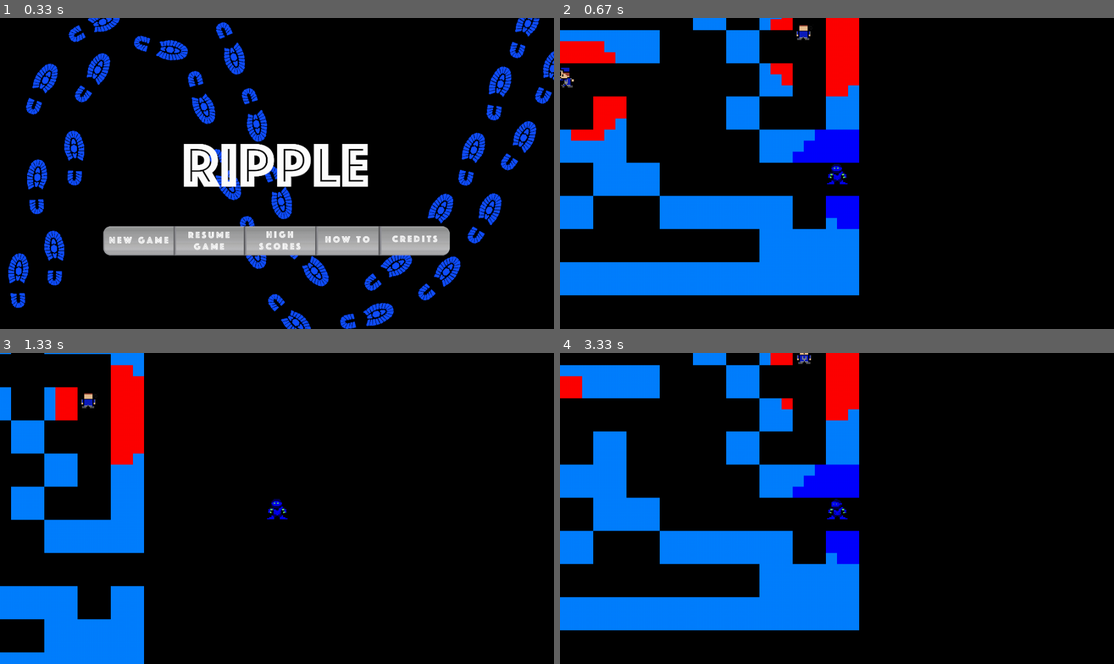
Above: before the commit, frames 1-4 (two rows, left to right).
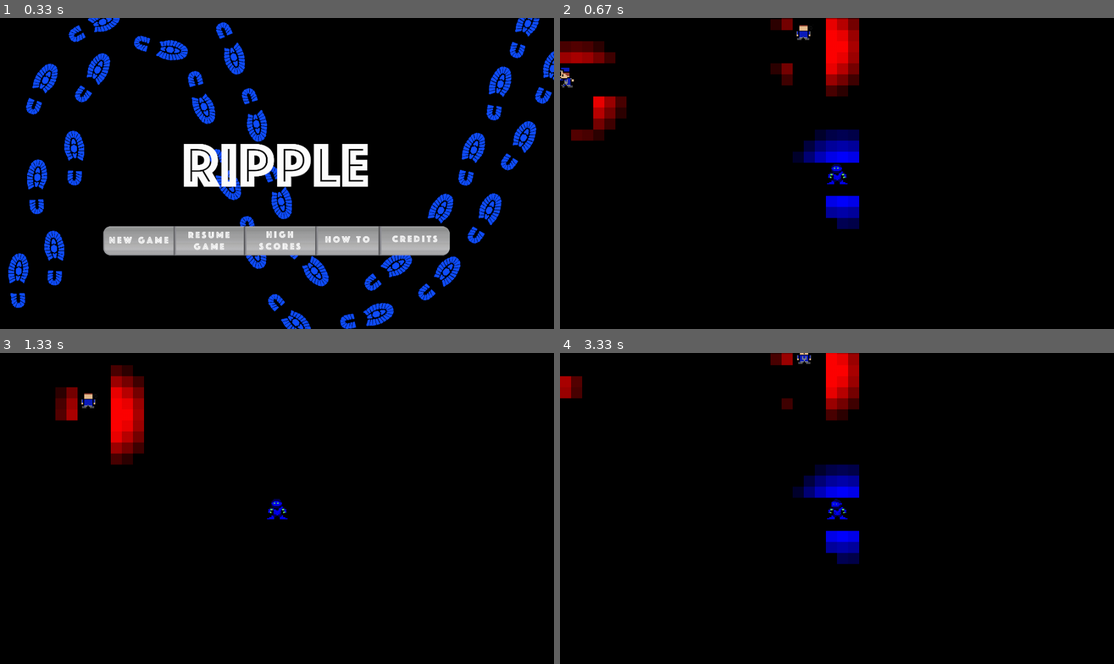
Above: after the commit, the same moments.

Repository: kwahn20/rippleCS269
Game: pygame game, started from main.py
Two runs of this game, one before a commit and one after it. Both use one fixed random seed, a clock stepped at 60 frames per second and the inputs below.
Inputs (mouse positions are in pixels of both pictures, inside the frame that each line leads up to):
- Up to frame 1 (0.33 s): no input
- Up to frame 2 (0.67 s): click (698, 241) at 0.38 s
- Up to frame 3 (1.33 s): hold Right 0.67-1.13 s; move the mouse to (360, 399) at 0.7 s; hold Up from 1.17 s (still down)
- Up to frame 4 (3.33 s): release Up at 1.47 s; hold Right 1.5-1.97 s; hold Left 2-2.53 s; hold Down 2.57-2.87 s; hold Left 2.9-3.3 s

Frame 1 is identical in both runs. In frame 2, 22% of the frame differs, in the area x 0-54%, y 0-90%; in frame 3, 13%; in frame 4, 22%.

Commit message:
added fow back

Diff:
--- a/main.py
+++ b/main.py
@@ -435,7 +435,7 @@
                     pygame.draw.rect(self.background, self.maze.litWalls[i][2], pygame.Rect(x*self.maze.tileSize, y*self.maze.tileSize, self.maze.tileSize, self.maze.tileSize))
 
         # THIS IS FOG OF WAR
-        # self.background.blit(self.fog_of_war,(0,0))
+        self.background.blit(self.fog_of_war,(0,0))
 
         # self.screen.blit(pygame.transform.scale(self.background, (self.background.get_width()*2, self.background.get_height()*2)), (-self.player.x + self.window[0]/2, -self.player.y + self.window[1]/2))
         self.screen.blit(self.background, (-self.player.x + self.window[0]/2, -self.player.y + self.window[1]/2))
